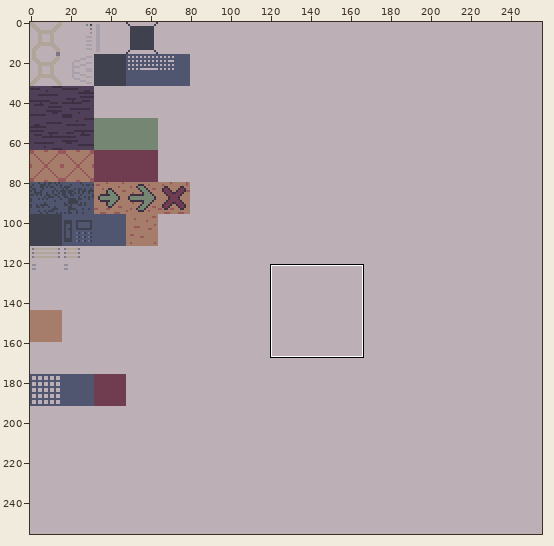
File history of a pixel-art file, assets/3d/objects/ase_objects_texture.aseprite. Above, an overview of the earlier version with the close-up marked.
Close-up. The starting point:
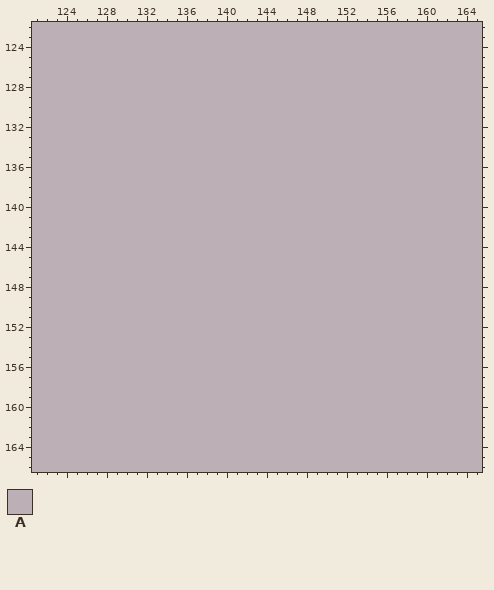
256x256 pixels, 1 frame. Shown: x 121..165, y 122..166.
Palette (. is transparent): A #bcafb6
Pixels before, first column x 121:
122 AAAAAAAAAAAAAAAAAAAAAAAAAAAAAAAAAAAAAAAAAAAAA
123 AAAAAAAAAAAAAAAAAAAAAAAAAAAAAAAAAAAAAAAAAAAAA
124 AAAAAAAAAAAAAAAAAAAAAAAAAAAAAAAAAAAAAAAAAAAAA
125 AAAAAAAAAAAAAAAAAAAAAAAAAAAAAAAAAAAAAAAAAAAAA
126 AAAAAAAAAAAAAAAAAAAAAAAAAAAAAAAAAAAAAAAAAAAAA
127 AAAAAAAAAAAAAAAAAAAAAAAAAAAAAAAAAAAAAAAAAAAAA
128 AAAAAAAAAAAAAAAAAAAAAAAAAAAAAAAAAAAAAAAAAAAAA
129 AAAAAAAAAAAAAAAAAAAAAAAAAAAAAAAAAAAAAAAAAAAAA
130 AAAAAAAAAAAAAAAAAAAAAAAAAAAAAAAAAAAAAAAAAAAAA
131 AAAAAAAAAAAAAAAAAAAAAAAAAAAAAAAAAAAAAAAAAAAAA
132 AAAAAAAAAAAAAAAAAAAAAAAAAAAAAAAAAAAAAAAAAAAAA
133 AAAAAAAAAAAAAAAAAAAAAAAAAAAAAAAAAAAAAAAAAAAAA
134 AAAAAAAAAAAAAAAAAAAAAAAAAAAAAAAAAAAAAAAAAAAAA
135 AAAAAAAAAAAAAAAAAAAAAAAAAAAAAAAAAAAAAAAAAAAAA
136 AAAAAAAAAAAAAAAAAAAAAAAAAAAAAAAAAAAAAAAAAAAAA
137 AAAAAAAAAAAAAAAAAAAAAAAAAAAAAAAAAAAAAAAAAAAAA
138 AAAAAAAAAAAAAAAAAAAAAAAAAAAAAAAAAAAAAAAAAAAAA
139 AAAAAAAAAAAAAAAAAAAAAAAAAAAAAAAAAAAAAAAAAAAAA
140 AAAAAAAAAAAAAAAAAAAAAAAAAAAAAAAAAAAAAAAAAAAAA
141 AAAAAAAAAAAAAAAAAAAAAAAAAAAAAAAAAAAAAAAAAAAAA
142 AAAAAAAAAAAAAAAAAAAAAAAAAAAAAAAAAAAAAAAAAAAAA
143 AAAAAAAAAAAAAAAAAAAAAAAAAAAAAAAAAAAAAAAAAAAAA
144 AAAAAAAAAAAAAAAAAAAAAAAAAAAAAAAAAAAAAAAAAAAAA
145 AAAAAAAAAAAAAAAAAAAAAAAAAAAAAAAAAAAAAAAAAAAAA
146 AAAAAAAAAAAAAAAAAAAAAAAAAAAAAAAAAAAAAAAAAAAAA
147 AAAAAAAAAAAAAAAAAAAAAAAAAAAAAAAAAAAAAAAAAAAAA
148 AAAAAAAAAAAAAAAAAAAAAAAAAAAAAAAAAAAAAAAAAAAAA
149 AAAAAAAAAAAAAAAAAAAAAAAAAAAAAAAAAAAAAAAAAAAAA
150 AAAAAAAAAAAAAAAAAAAAAAAAAAAAAAAAAAAAAAAAAAAAA
151 AAAAAAAAAAAAAAAAAAAAAAAAAAAAAAAAAAAAAAAAAAAAA
152 AAAAAAAAAAAAAAAAAAAAAAAAAAAAAAAAAAAAAAAAAAAAA
153 AAAAAAAAAAAAAAAAAAAAAAAAAAAAAAAAAAAAAAAAAAAAA
154 AAAAAAAAAAAAAAAAAAAAAAAAAAAAAAAAAAAAAAAAAAAAA
155 AAAAAAAAAAAAAAAAAAAAAAAAAAAAAAAAAAAAAAAAAAAAA
156 AAAAAAAAAAAAAAAAAAAAAAAAAAAAAAAAAAAAAAAAAAAAA
157 AAAAAAAAAAAAAAAAAAAAAAAAAAAAAAAAAAAAAAAAAAAAA
158 AAAAAAAAAAAAAAAAAAAAAAAAAAAAAAAAAAAAAAAAAAAAA
159 AAAAAAAAAAAAAAAAAAAAAAAAAAAAAAAAAAAAAAAAAAAAA
160 AAAAAAAAAAAAAAAAAAAAAAAAAAAAAAAAAAAAAAAAAAAAA
161 AAAAAAAAAAAAAAAAAAAAAAAAAAAAAAAAAAAAAAAAAAAAA
162 AAAAAAAAAAAAAAAAAAAAAAAAAAAAAAAAAAAAAAAAAAAAA
163 AAAAAAAAAAAAAAAAAAAAAAAAAAAAAAAAAAAAAAAAAAAAA
164 AAAAAAAAAAAAAAAAAAAAAAAAAAAAAAAAAAAAAAAAAAAAA
165 AAAAAAAAAAAAAAAAAAAAAAAAAAAAAAAAAAAAAAAAAAAAA
166 AAAAAAAAAAAAAAAAAAAAAAAAAAAAAAAAAAAAAAAAAAAAA
Now the later version:
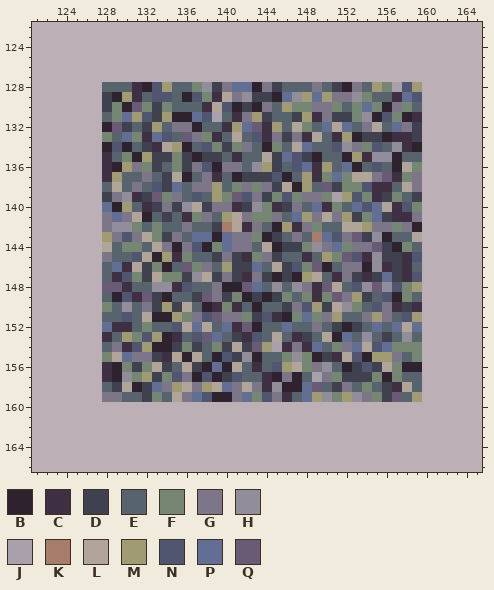
Colours new in this view: B #2d222e  C #3e3042  D #40414e  E #57646e  F #758672  G #7d7688  H #928d9a  J #a8a0aa  K #a67c6a  L #b1a599  M #a09b72  N #515670  P #636e94  Q #695a75
Edits made:
layer "items/door_truman" added
Changed rows in their new state; - is an unchanged pixel.
Layer "items/door_truman":
first column x 128:
128 EEECBNMEEFHDGPPBGDEEEGEDBGEMFJNM
129 DBMCENNEBNFCLGHDDBPHMPMGGHFEECPN
130 DFBQFDFEEECLNBDBGEMFFGGFEFPFBGFE
131 EFPMNDMBBPNJECGMDEEDMCGDDFHBNFBC
132 BQDEDMEGGBEECMPQCMELFEPLPEGLEPGD
133 FEPFCPNEQGFCELENCGDGCLECMBDDBCCD
134 BNBEDCLMBENFDFGEBFELPEENHGFNEHCB
135 CEFBMDDFDBDDECEELDPNDBEEBMCHHBEE
136 CBMGFDEFDGNBGGEHMDENPCMEPBENEBLF
137 CMEEGEDLBEGCEBDDDNBEMCFPFLLGQCFG
138 ELEGENDPEGGMEFGFGDLBMEQDFFNCCELG
139 DGHCDQFGENEMFQNGDFNFGGFJMNFCDFED
140 PBMECDGDHLDGGCDHFCDGEPCFEPNPLCNF
141 GPGLBEDECFGEMLGFFGEPMGLGMDFPDCCG
142 GHHFEFEEGEEDKLCGEBMCGFEELLMGGFGB
143 MGNGLFDGEPPBPGGFBDEGEKPNGQDHBEEL
144 LEFFELGBGNBFPGGELBDDFHGPFGGQDBFE
145 GEENLBMCFEEDGDCFGDEECEMFQNCHDDCN
146 EPCLDFBEQFGEMDDPELDNFQBEGGBHCDCE
147 ECNFDLFFDHLDGDCGDBDBMLECGDCDPDCN
148 QQCEEHHCNEEGBBQPEHEHGCQLENHQHNFM
149 EBNCQDBEEDQGDFBDBDFEFCFQGMDENBFE
150 FEHEGDMDLEBCFCEBEEDGNMDLHFENGCDC
151 EENELBBMFGNQGGFDNCBFPFGMEEGMGENM
152 PCCEFEENLPLEPCQBEEPEEGEDBDEPEPLP
153 CEMFNMBCENQPEDCNELECDELBPEHEDEHE
154 EGCNMBBDFDEFDLDQMJCGCPEFGPLNPFFF
155 FLPGGDCLBLEBNDHBEEFHFBDCLNBMMGEF
156 CBFDFLDELDBPBLECENMLFGHEBDNDLFBB
157 CBHFMDFNGBNBDNEECBGBEJGFDDDFBFEE
158 EDLBDPGMLGMLPGLGCHBBPQEDGEFEDCLE
159 GGEEDFELGPNBBGPFNGCEPMHFMHGFDQEM
Where, in picture pixels (left, top, right, bottom), the same in both close-ups:
changed: (102, 82, 422, 402)
